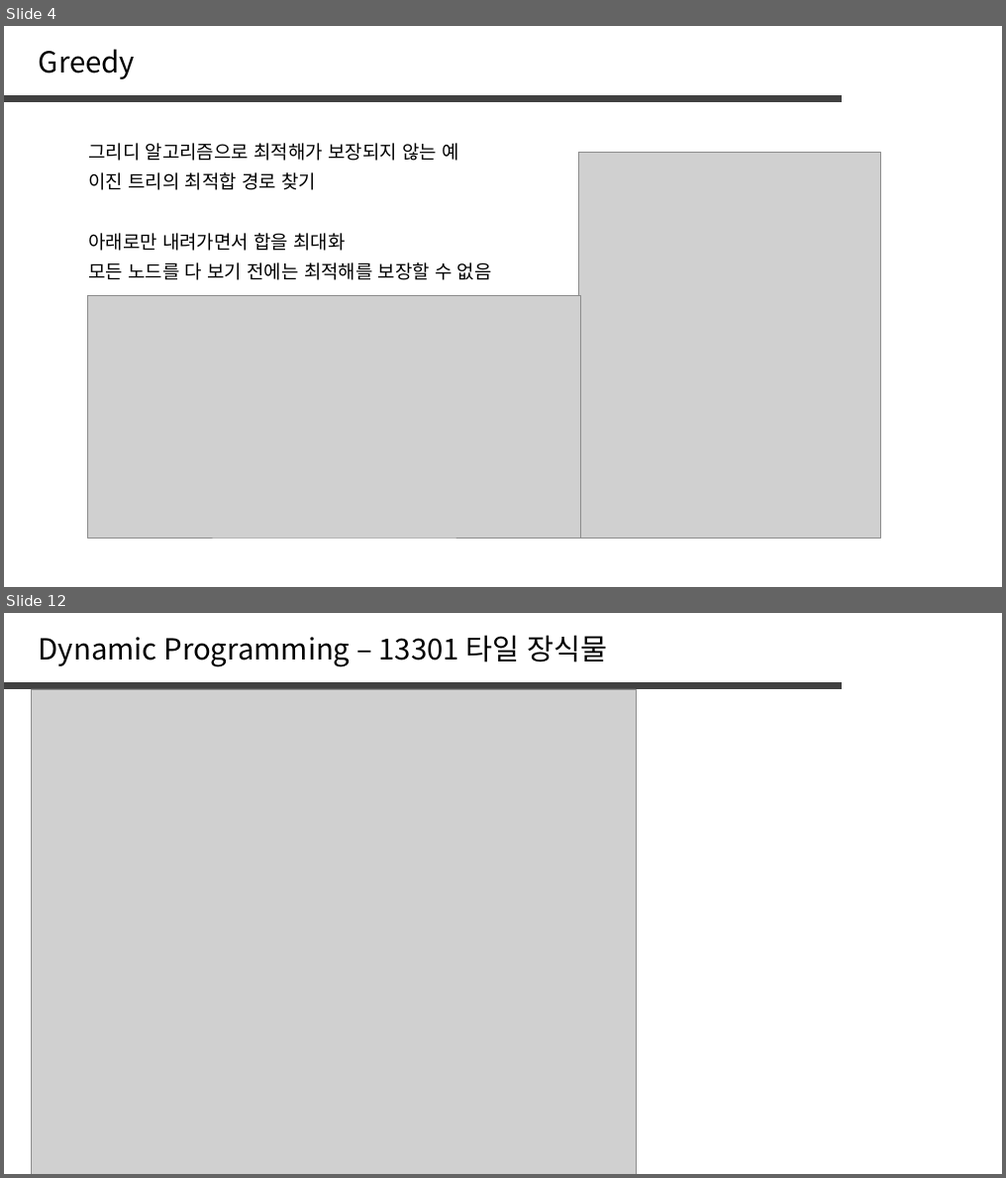
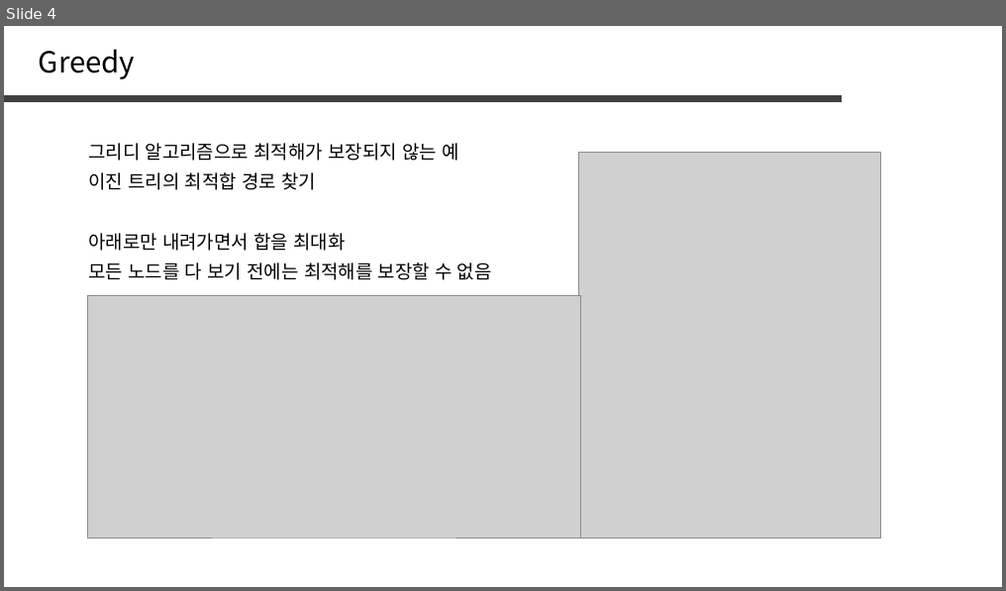
Before and after one commit to jaehoo1/PS-study, a slide deck: study/6_Greedy.pptx. Shown one above the other, each under a label of ours: slides 4 and 12 before the commit, slide 4 after it; the slides between them are not shown. The pictures are 1006x1178 and 1006x591 pixels, drawn with LibreOffice and Linux fonts; fonts in the diff are those of the drawing; grey boxes stand for pictures. Boxes give left, top, right and bottom in pixels: in the first picture for what was removed or moved away, otherwise in the second. Text is boxed around its words. In the diff, an @@ line names an element or a change of style, - is before the commit and + after.

```diff
--- a/study/6_Greedy.pptx
+++ b/study/6_Greedy.pptx
@@ slide 12 removed at [4, 613, 1002, 1174], background #FFFFFF @@
@@ text removed at [39, 635, 608, 667] @@
-Dynamic Programming – 13301 타일 장식물
@@ line removed from (4, 685) to (843, 685) @@
@@ picture removed at [31, 689, 636, 1174] @@
```
Also in this commit, not shown: 3 slides changed, 10 slides added, 10 other slides removed.
